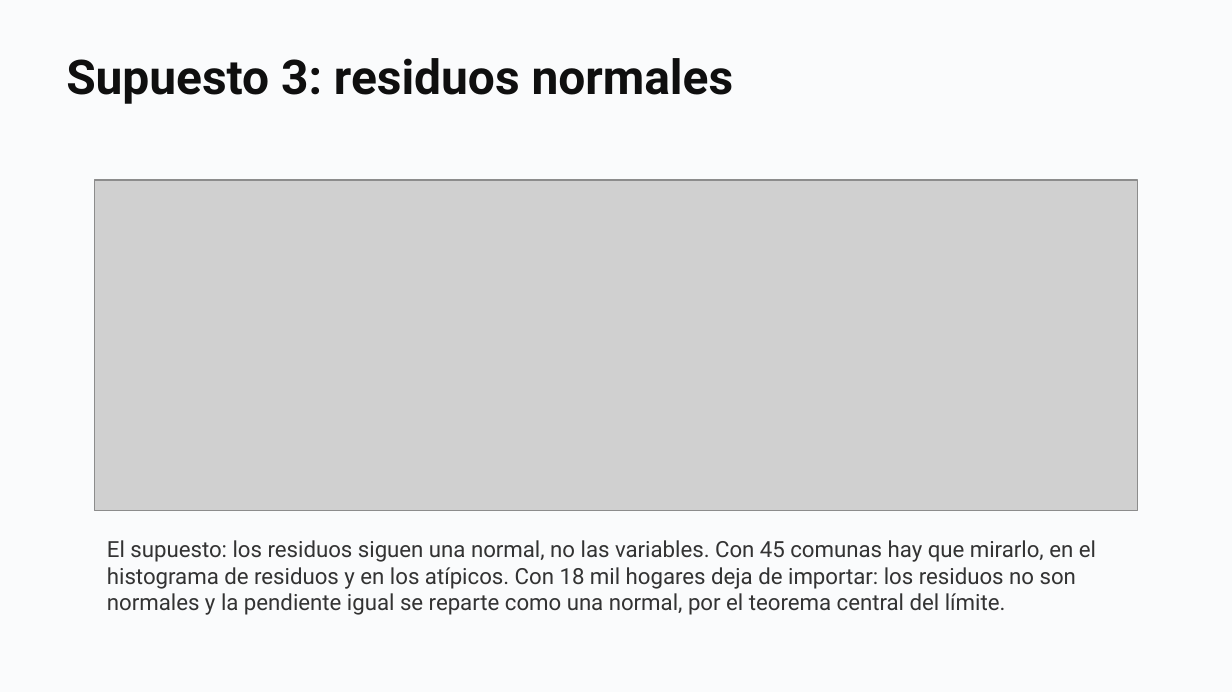
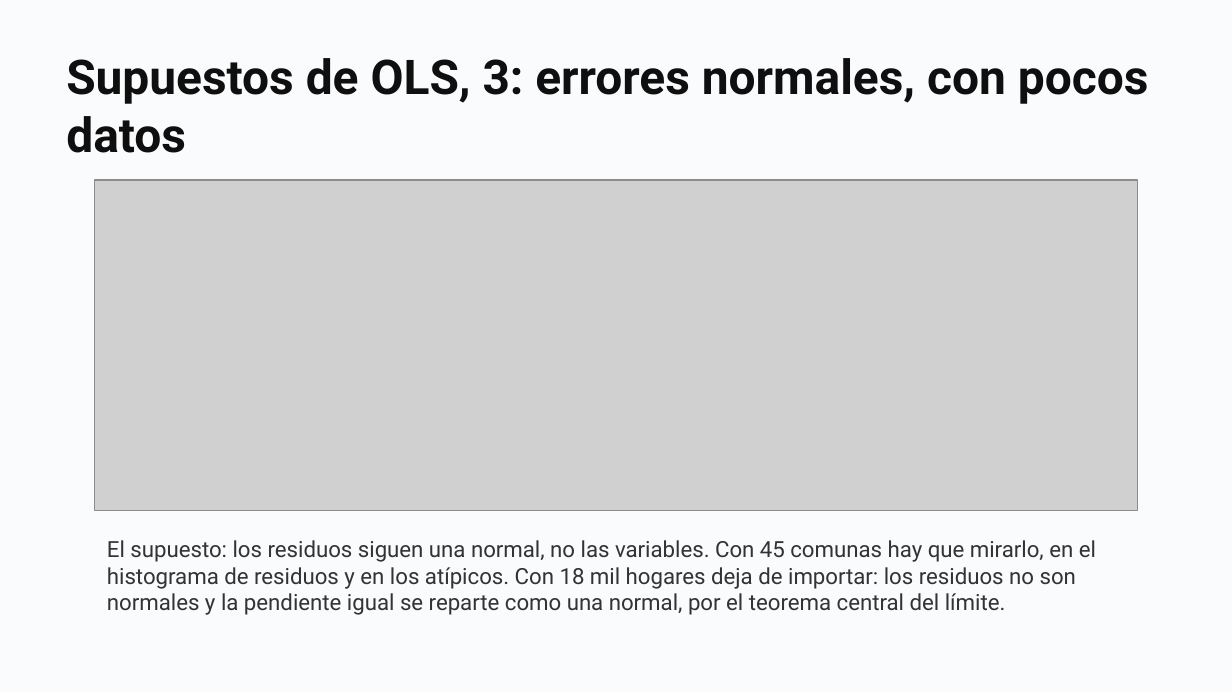
Before and after one commit to daniopitz/diplomado-cdd, a slide deck: slide 44 of presentaciones/clase05_probabilidad_inferencia.pptx. Drawn at 1232x692 pixels with LibreOffice and Linux fonts; fonts in the diff are those of the drawing; grey boxes stand for pictures. Boxes give left, top, right and bottom in pixels: in the first picture for what was removed or moved away, otherwise in the second. Text is boxed around its words. In the diff, an @@ line names an element or a change of style, - is before the commit and + after.

```diff
--- a/presentaciones/clase05_probabilidad_inferencia.pptx
+++ b/presentaciones/clase05_probabilidad_inferencia.pptx
@@ text at bbox=[66, 58, 1149, 153]: text changed @@
-Supuesto 3: residuos normales
+Supuestos de OLS, 3: errores normales, con pocos datos
```
Also in this commit, not shown: 3 other slides changed, 5 other files.
